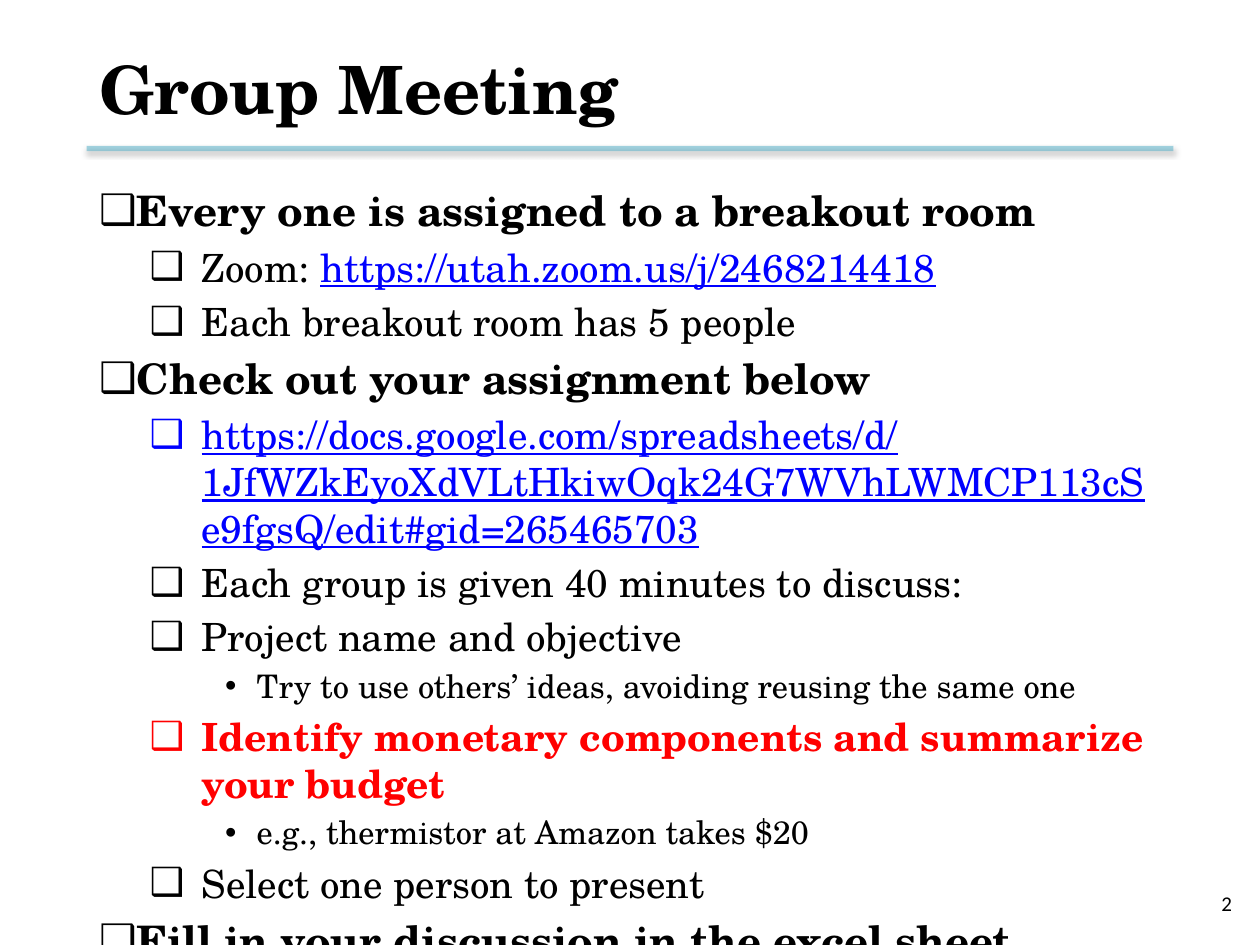
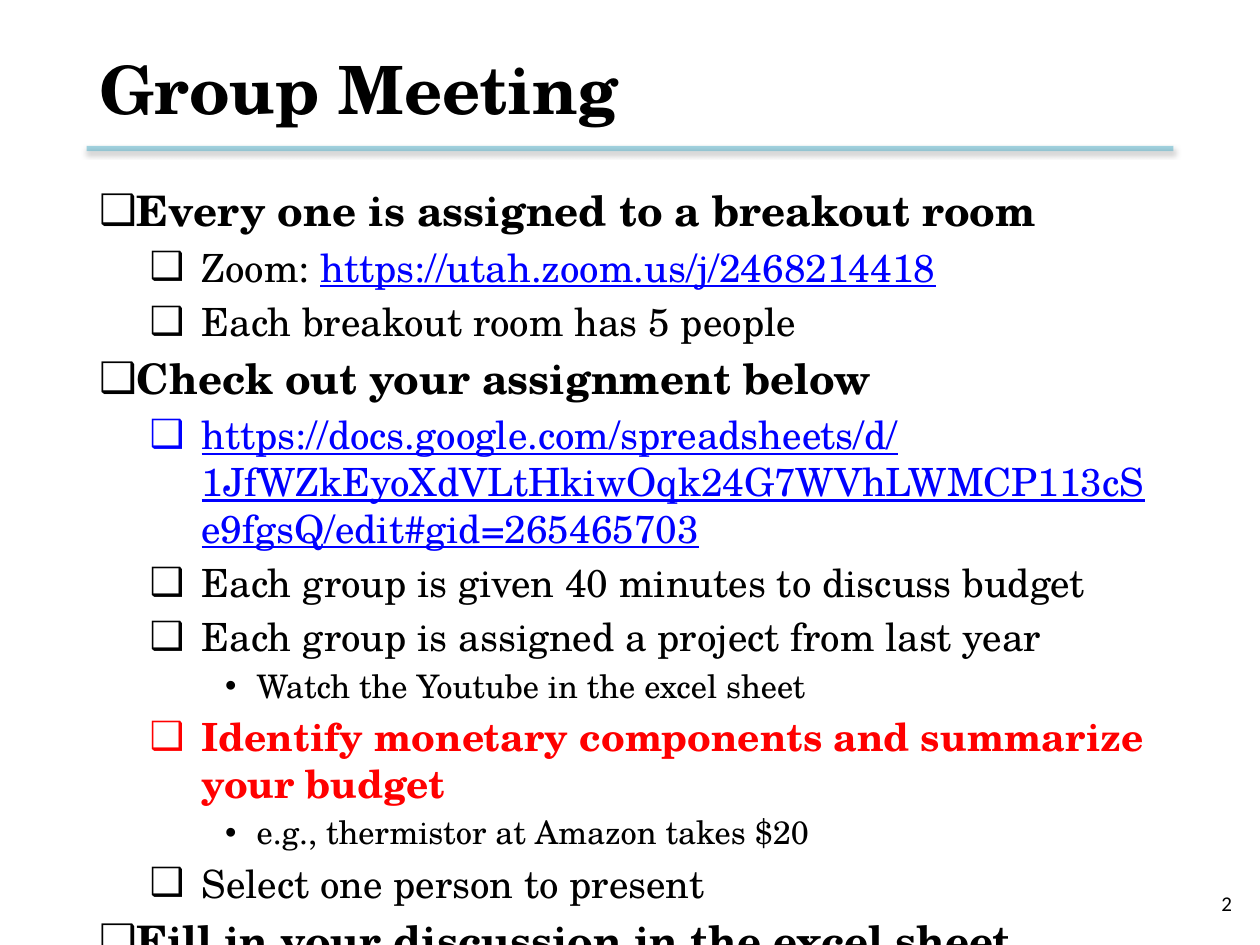
Before and after one commit to tsung-wei-huang/cs3992, a slide deck: slide 2 of slides/lecture7.pptx. Drawn at 1260x945 pixels with LibreOffice and Linux fonts; fonts in the diff are those of the drawing; background and template pictures are left out. Boxes give left, top, right and bottom in pixels: in the first picture for what was removed or moved away, otherwise in the second. Text is boxed around its words. In the diff, an @@ line names an element or a change of style, - is before the commit and + after.

Commit message:
updated lecture7

```diff
--- a/slides/lecture7.pptx
+++ b/slides/lecture7.pptx
@@ text at [202,568,1085,699]: text changed @@
-  ❑ Each group is given 40 minutes to discuss:
-  ❑ Project name and objective
-    • Try to use others’ ideas, avoiding reusing the same one
+  ❑ Each group is given 40 minutes to discuss budget
+  ❑ Each group is assigned a project from last year
+    • Watch the Youtube in the excel sheet
```
Also in this commit, not shown: 1 other file.
